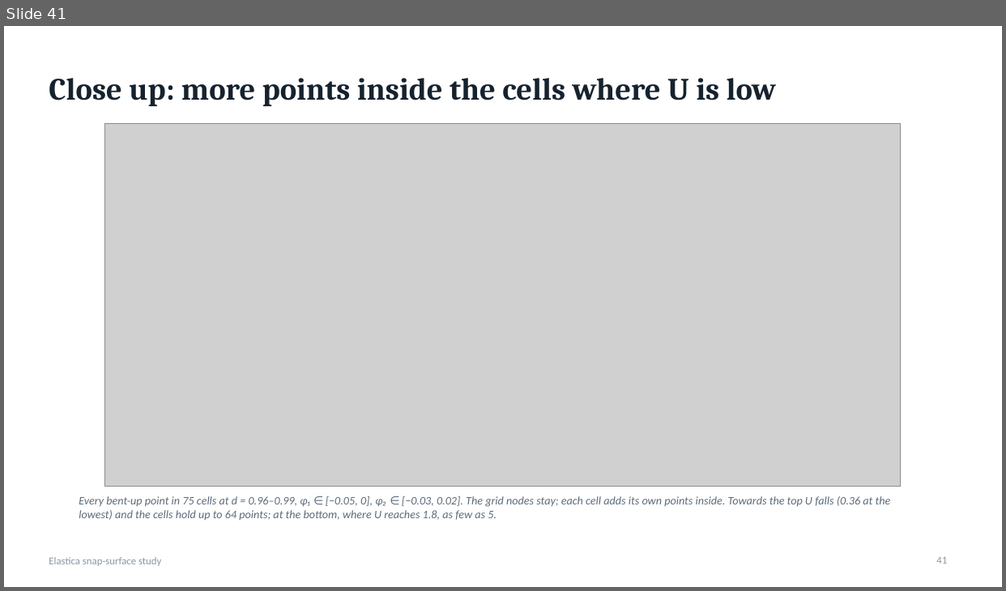
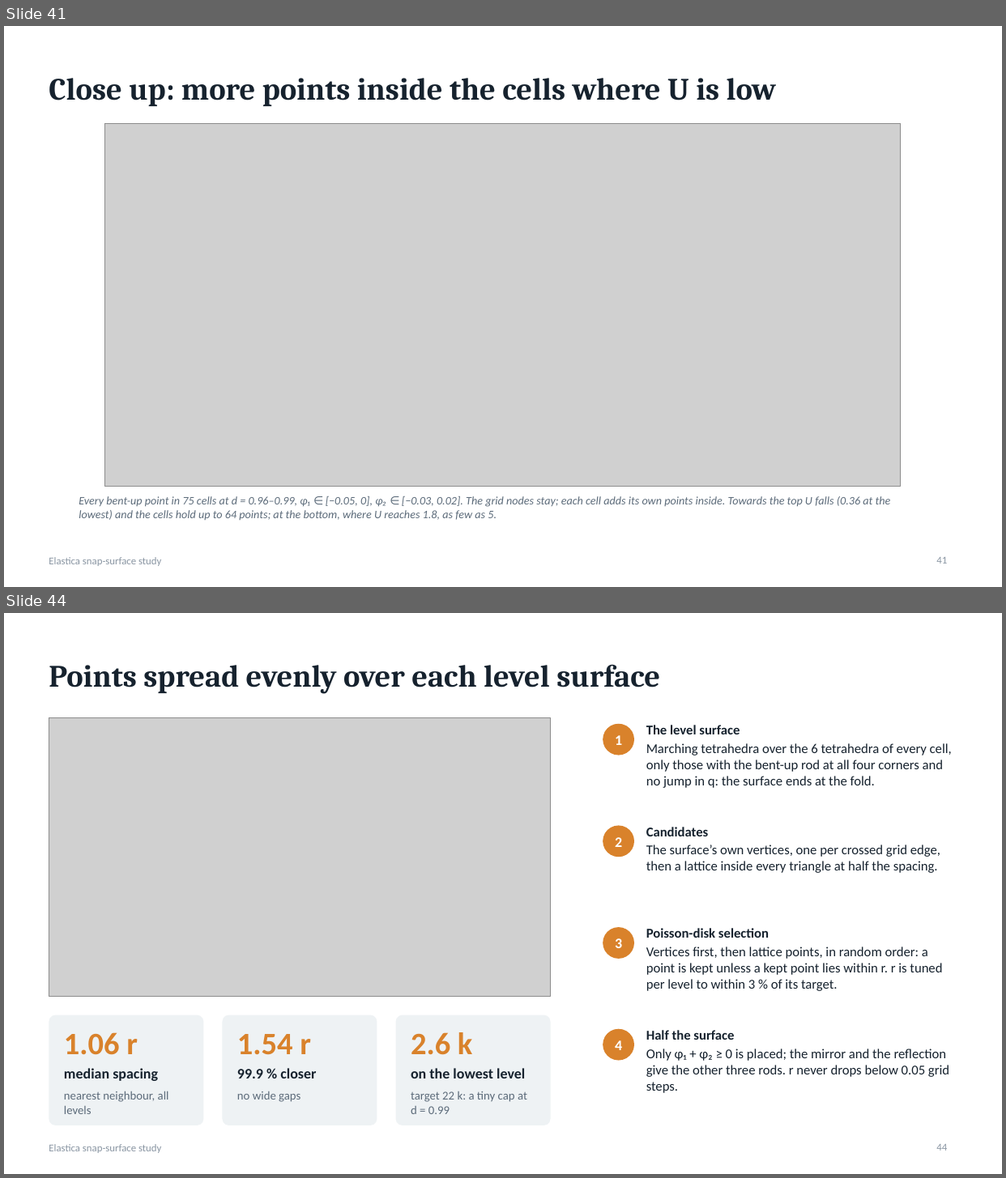
Before and after one commit to grraxx/elastica, a slide deck: presentation/elastica_snap_surface.pptx. Shown one above the other, each under a label of ours: slide 41 before the commit, slides 41 and 44 after it; the slides between them are not shown. The pictures are 1006x591 and 1006x1178 pixels, drawn with LibreOffice and Linux fonts; fonts in the diff are those of the drawing; grey boxes stand for pictures. Boxes give left, top, right and bottom in pixels: in the first picture for what was removed or moved away, otherwise in the second. Text is boxed around its words. In the diff, an @@ line names an element or a change of style, - is before the commit and + after.

```diff
--- a/presentation/elastica_snap_surface.pptx
+++ b/presentation/elastica_snap_surface.pptx
@@ slide 44 added at box(4, 613, 1002, 1174), background #FFFFFF; not listed: 1 template element that a slide beside it also shows @@
@@ title added at box(49, 664, 660, 694), 30 pt, text #16222E, bold @@
+Points spread evenly over each level surface
@@ picture added at box(49, 717, 551, 996) @@
@@ ellipse added at box(603, 724, 634, 756), fill #D9822B, 14 pt, text #FFFFFF, bold @@
+1
@@ text added at box(646, 725, 952, 788), 13 pt, text #16222E @@
+The level surface
+Marching tetrahedra over the 6 tetrahedra of every cell, only those with the bent-up rod at all four corners and no jump in q: the surface ends at the fold.
@@ ellipse added at box(603, 825, 634, 857), fill #D9822B, 14 pt, text #FFFFFF, bold @@
+2
@@ text added at box(646, 827, 940, 873), 13 pt, text #16222E @@
+Candidates
+The surface’s own vertices, one per crossed grid edge, then a lattice inside every triangle at half the spacing.
@@ ellipse added at box(603, 927, 634, 959), fill #D9822B, 14 pt, text #FFFFFF, bold @@
+3
@@ text added at box(646, 928, 942, 991), 13 pt, text #16222E @@
+Poisson-disk selection
+Vertices first, then lattice points, in random order: a point is kept unless a kept point lies within r. r is tuned per level to within 3 % of its target.
@@ rounded rectangle added at box(49, 1015, 204, 1126), fill #EEF2F4 @@
@@ rounded rectangle added at box(223, 1015, 377, 1126), fill #EEF2F4 @@
@@ rounded rectangle added at box(395, 1015, 551, 1126), fill #EEF2F4 @@
@@ text added at box(64, 1033, 138, 1055), 30 pt, text #D9822B, bold @@
+1.06 r
@@ text added at box(237, 1034, 311, 1055), 30 pt, text #D9822B, bold @@
+1.54 r
@@ text added at box(411, 1033, 472, 1055), 30 pt, text #D9822B, bold @@
+2.6 k
@@ ellipse added at box(603, 1029, 634, 1061), fill #D9822B, 14 pt, text #FFFFFF, bold @@
+4
@@ text added at box(646, 1030, 949, 1093), 13 pt, text #16222E @@
+Half the surface
+Only φ₁ + φ₂ ≥ 0 is placed; the mirror and the reflection give the other three rods. r never drops below 0.05 grid steps.
@@ text added at box(64, 1068, 158, 1081), 14 pt, text #16222E, bold @@
+median spacing
@@ text added at box(237, 1068, 316, 1079), 14 pt, text #16222E, bold @@
+99.9 % closer
@@ text added at box(411, 1068, 525, 1079), 14 pt, text #16222E, bold @@
+on the lowest level
@@ text added at box(64, 1092, 169, 1114), 11.5 pt, text #5C6B7A @@
+nearest neighbour, all levels
@@ text added at box(237, 1092, 300, 1102), 11.5 pt, text #5C6B7A @@
+no wide gaps
@@ text added at box(411, 1092, 527, 1114), 11.5 pt, text #5C6B7A @@
+target 22 k: a tiny cap at d = 0.99
@@ page number added at box(936, 1144, 947, 1151), 10 pt, text #8A96A3 @@
+44
```
Also in this commit, not shown: 4 other slides added, 7 other files.
